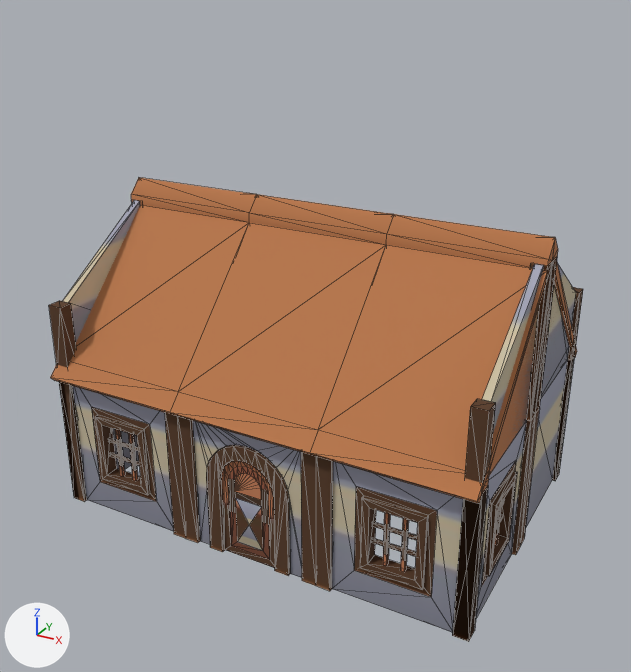
A saved change to the glTF model modeles/maison-village-3.glb.
Before and after are seen from a 50 mm lens placed at (7.83, -14.52, 10.72), pointed at (0.07, -0.41, 3.66). The axes (+X, +Y, +Z) are drawn at lower left. The lights are the same throughout. The picture after the commit comes second. Mesh edges are drawn as thin lines. Where no turn or scale is listed for an object, it has been applied to the vertices. Vertices at exactly the same position are counted once.

In view in the first picture: 'roof-high', 'wall-window-shutters'.
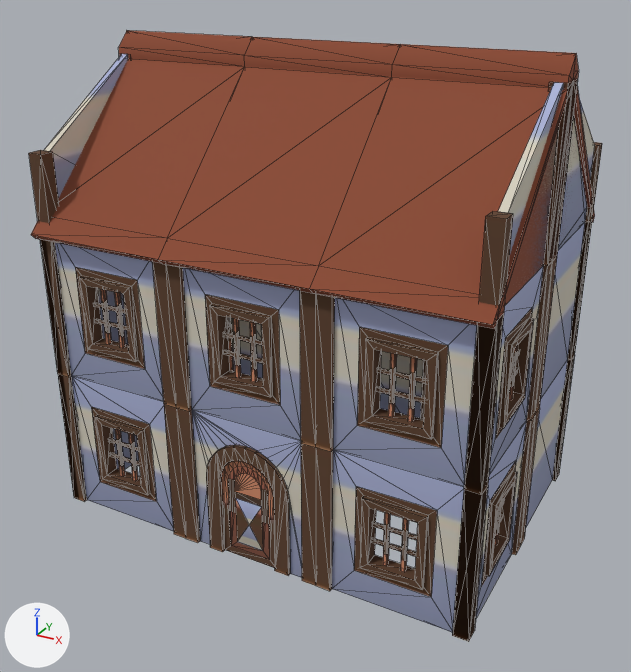
Where the newer file only moved an object's origin or applied its transform, the numbers keep the older frame.

Pixel boxes [x1, y1, x2, y2] of what changed, in the pictures (631 x 672 px):
'roof-high', recoloured, moved
    before: [50, 177, 577, 503]
    after: [31, 30, 595, 329]
'wall-window-shutters', recoloured, reshaped (7% wider, 33% taller)
    before: [49, 200, 583, 642]
    after: [29, 54, 602, 642]
part 1 of me_wall_window_shutters, added
    after: [93, 289, 127, 348]
part 2 of me_wall_window_shutters, added
    after: [223, 318, 263, 382]
part 3 of me_wall_window_shutters, added
    after: [376, 353, 426, 422]
part 4 of me_wall_window_shutters, added
    after: [509, 345, 520, 400]
part 5 of me_wall_window_shutters, built on
    before: [49, 200, 583, 483]
    after: [29, 54, 602, 494]

The change, as a diff of the scene's bpy script:
```diff
--- a/modeles/maison-village-3.glb.py
+++ b/modeles/maison-village-3.glb.py
@@ mat_colormap @@
 n1 = _N.new('ShaderNodeOutputMaterial'); n1.name = 'Material Output'
-n2 = _N.new('ShaderNodeMix'); n2.name = 'Mix'
-n2.data_type = 'RGBA'
-n2.blend_type = 'MULTIPLY'
-n2.inputs[0].default_value = 1.0  # 'Factor'
-n2.inputs[7].default_value = (0.888, 0.823, 0.687, 1.0)  # 'B', pale yellow #f2ead8
 n3 = _N.new('ShaderNodeTexImage'); n3.name = 'Image Texture'
@@ mat_colormap @@
 n0 = _N.new('ShaderNodeBsdfPrincipled'); n0.name = 'Principled BSDF'
 _L.new(n0.outputs[0], n1.inputs[0])  # 'BSDF' to 'Surface'
-_L.new(n2.outputs[2], n0.inputs[0])  # 'Result' to 'Base Color'
-_L.new(n3.outputs[0], n2.inputs[6])  # 'Color' to 'A'
+_L.new(n3.outputs[0], n0.inputs[0])  # 'Color' to 'Base Color'
@@ mat_colormap_001 @@
 mat_colormap_001 = principled_material('colormap.001')
-mat_colormap_001.base_color = (0.485, 0.184, 0.0685)  # orange #b9774a
+mat_colormap_001.base_color = (0.262, 0.0685, 0.0319)  # brown #8c4a32
 mat_colormap_001.roughness = 0.95
@@ me_wall_window_shutters @@
 # used by ob_wall_window_shutters; location = (0.0, 0.0, 2.85)
-me_wall_window_shutters.from_pydata(...)  # 954 vertices, 1788 faces; spans x -4.5..4.5, y -3.0..3.0, z -3.0..3.0
+me_wall_window_shutters.from_pydata(...)  # 1850 vertices, 3608 faces; spans x -4.5..4.5, y -3.0..3.0, z -3.0..6.0
+# me_wall_window_shutters part 1: the loose piece of 64 vertices spanning x -3.45..-2.55, y -2.89..-2.81, z -2.1..-0.9 is copied, and the copy is moved by (0.0, 0.0, 3.0); it spans x -3.45..-2.55, y -2.89..-2.81, z 0.9..2.1
+# me_wall_window_shutters part 2: the loose piece of 64 vertices spanning x 2.55..3.45, y -2.89..-2.81, z -2.1..-0.9 is copied, and the copy is moved by (-3.0, 0.0, 3.0); it spans x -0.45..0.45, y -2.89..-2.81, z 0.9..2.1
+# me_wall_window_shutters part 3: the loose piece of 64 vertices spanning x 2.55..3.45, y -2.89..-2.81, z -2.1..-0.9 is copied, and the copy is moved by (0.0, 0.0, 3.0); it spans x 2.55..3.45, y -2.89..-2.81, z 0.9..2.1
+# me_wall_window_shutters part 4: the loose piece of 64 vertices spanning x 4.31..4.39, y -1.95..-1.05, z -2.1..-0.9 is copied, and the copy is moved by (0.0, 0.0, 3.0); it spans x 4.31..4.39, y -1.95..-1.05, z 0.9..2.1
+# me_wall_window_shutters part 5: 24 vertices removed from x -4.5..4.5, y -3.0..3.0, z 1.5; 536 vertices added at x -4.5..4.5, y -3.0..3.0, z 0.6..6.0
+# other edits to the shape of me_wall_window_shutters do not show in these pictures
 me_wall_window_shutters.materials.append(mat_colormap)
@@ ob_roof_high @@
 ob_roof_high = bpy.data.objects.new('roof-high', me_roof_high)
-ob_roof_high.location = (0.0, 0.0, 4.51)
+ob_roof_high.location = (0.0, 0.0, 7.51)
```
